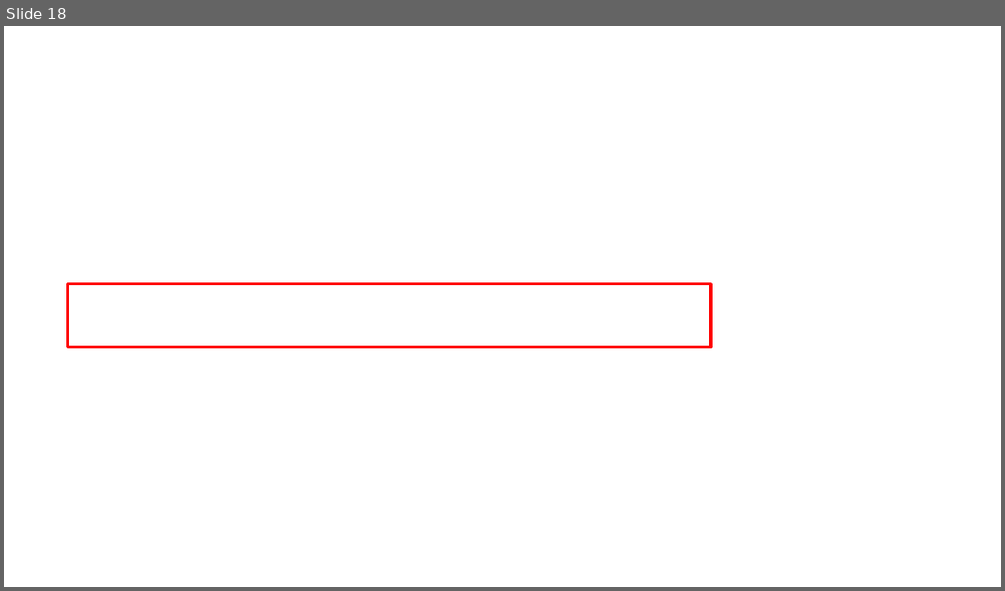
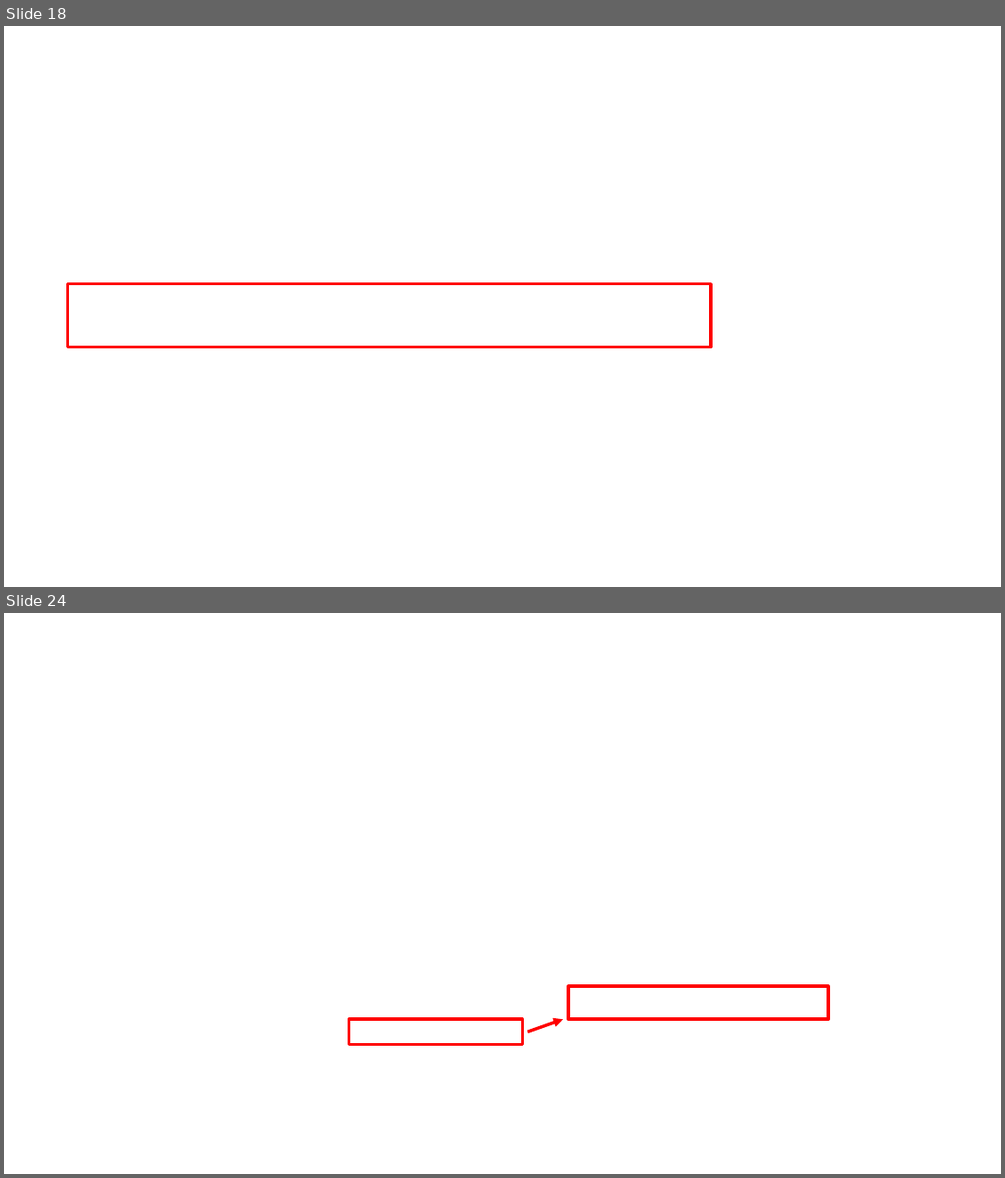
Before and after one commit to runceel/AzureFunctionsLab, a slide deck: images/ImageSource.pptx. Shown one above the other, each under a label of ours: slide 18 before the commit, slides 18 and 24 after it; the slides between them are not shown. The pictures are 1005x591 and 1005x1178 pixels, drawn with LibreOffice and Linux fonts; fonts in the diff are those of the drawing; background and template pictures are left out. Boxes give left, top, right and bottom in pixels: in the first picture for what was removed or moved away, otherwise in the second. Text is boxed around its words. In the diff, an @@ line names an element or a change of style, - is before the commit and + after.

```diff
--- a/images/ImageSource.pptx
+++ b/images/ImageSource.pptx
@@ slide 24 added at <box>4,613,1001,1174</box>, background picture (left out) @@
@@ rectangle added at <box>568,986,829,1019</box>, outline #FF0000 3 pt @@
@@ rectangle added at <box>348,1019,522,1045</box>, outline #FF0000 3 pt @@
@@ arrow added from (527, 1032) to (563, 1019), #FF0000 3 pt @@
```
Also in this commit, not shown: 6 other slides added.
